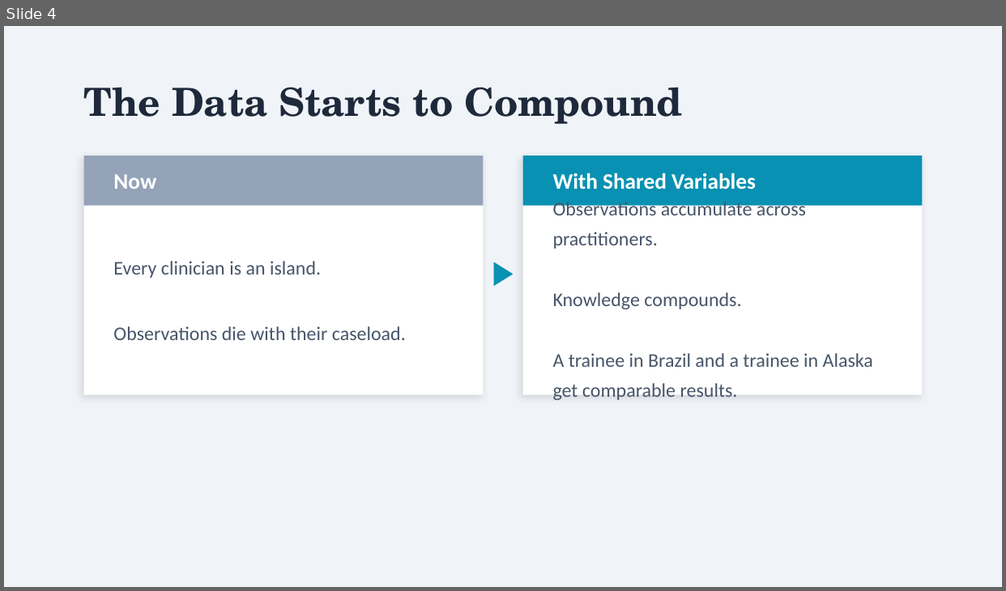
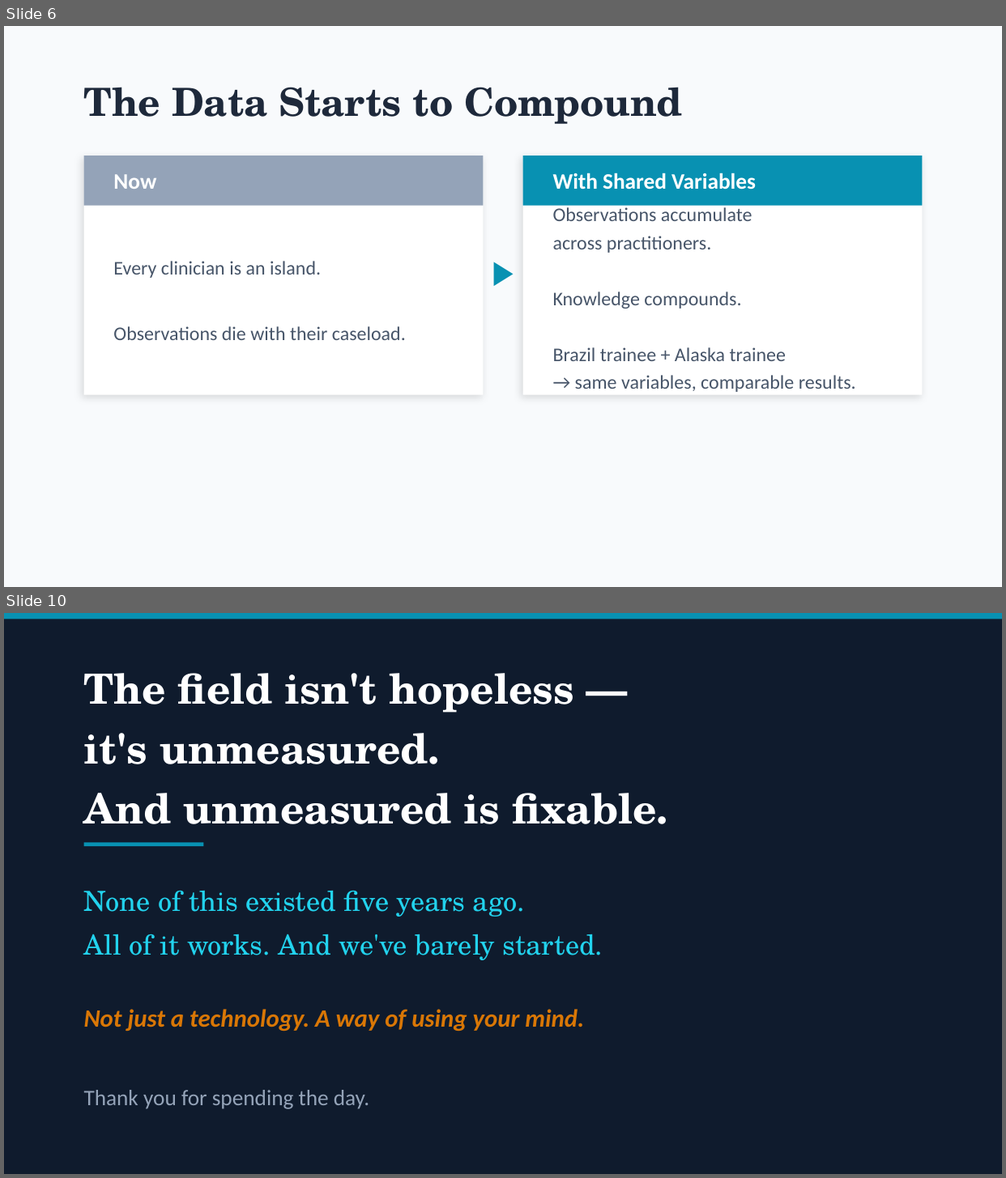
Before and after one commit to patrickkidd/ffrn-2026, a slide deck: 5-DATA_FUTURE_NEXT_GEN/5-Data-Future-Next-Gen.pptx. Shown one above the other, each under a label of ours: slide 4 before the commit, slides 6 and 10 after it; the slides between them are not shown. The pictures are 1006x591 and 1006x1178 pixels, drawn with LibreOffice and Linux fonts; fonts in the diff are those of the drawing. Boxes give left, top, right and bottom in pixels: in the first picture for what was removed or moved away, otherwise in the second. Text is boxed around its words. In the diff, an @@ line names an element or a change of style, - is before the commit and + after.

```diff
--- a/5-DATA_FUTURE_NEXT_GEN/5-Data-Future-Next-Gen.pptx
+++ b/5-DATA_FUTURE_NEXT_GEN/5-Data-Future-Next-Gen.pptx
@@ slide 10 added at (x1=4, y1=613, x2=1002, y2=1174), background #0F1B2D @@
@@ rectangle added at (x1=4, y1=613, x2=1002, y2=619), fill #0891B2 @@
@@ text added at (x1=84, y1=673, x2=668, y2=824), 30 pt, text #FFFFFF, bold @@
+The field isn't hopeless —
+it's unmeasured.
+And unmeasured is fixable.
@@ rectangle added at (x1=84, y1=842, x2=203, y2=846), fill #0891B2 @@
@@ text added at (x1=84, y1=891, x2=603, y2=960), 20 pt, text #22D3EE @@
+None of this existed five years ago.
+All of it works. And we've barely started.
@@ text added at (x1=84, y1=1009, x2=584, y2=1031), 18 pt, text #D97706, bold, italic @@
+Not just a technology. A way of using your mind.
@@ text added at (x1=84, y1=1090, x2=369, y2=1110), 16 pt, text #94A3B8 @@
+Thank you for spending the day.
@@ what was slide 4 is now slide 6 @@
@@ slide 6 changed as well @@
@@ background #F0F4F8 to #F8FAFC @@
@@ text at (x1=553, y1=205, x2=752, y2=253): text changed @@
-Observations accumulate across practitioners.
+Observations accumulate
+across practitioners.
@@ text at (x1=553, y1=348, x2=856, y2=392): text changed @@
-A trainee in Brazil and a trainee in Alaska get comparable results.
+Brazil trainee + Alaska trainee
+→ same variables, comparable results.
```
Also in this commit, not shown: 3 other slides changed, 7 other slides added, 5 slides removed, 4 other files.
